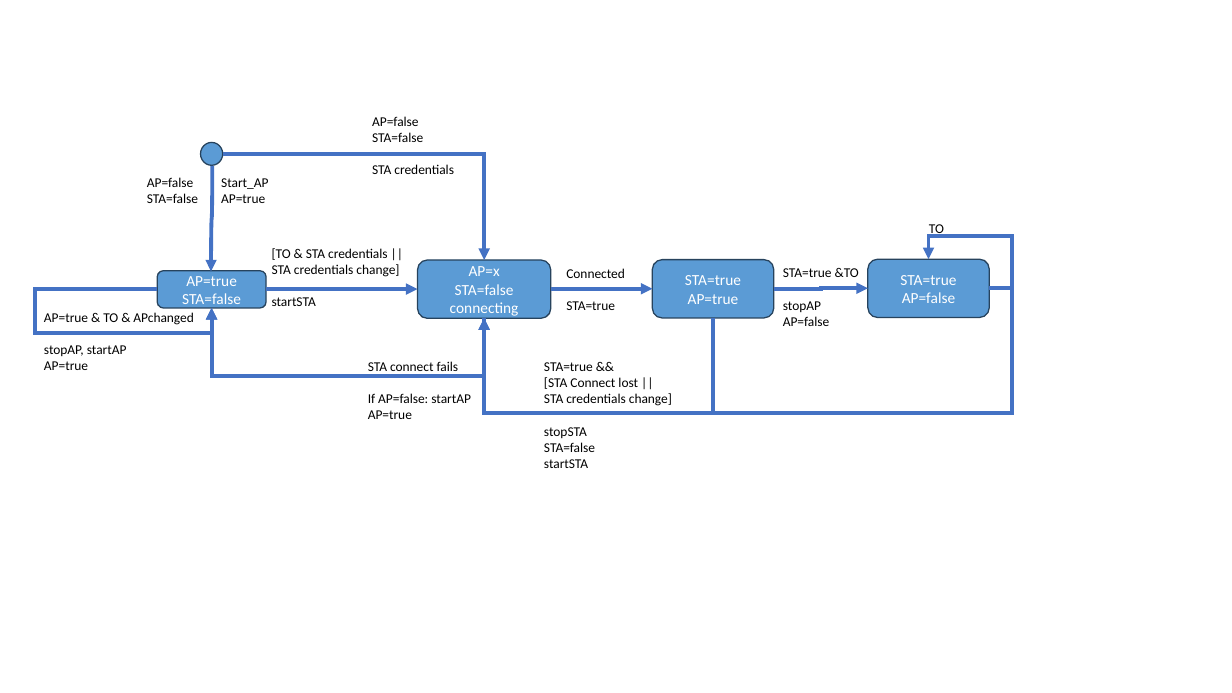
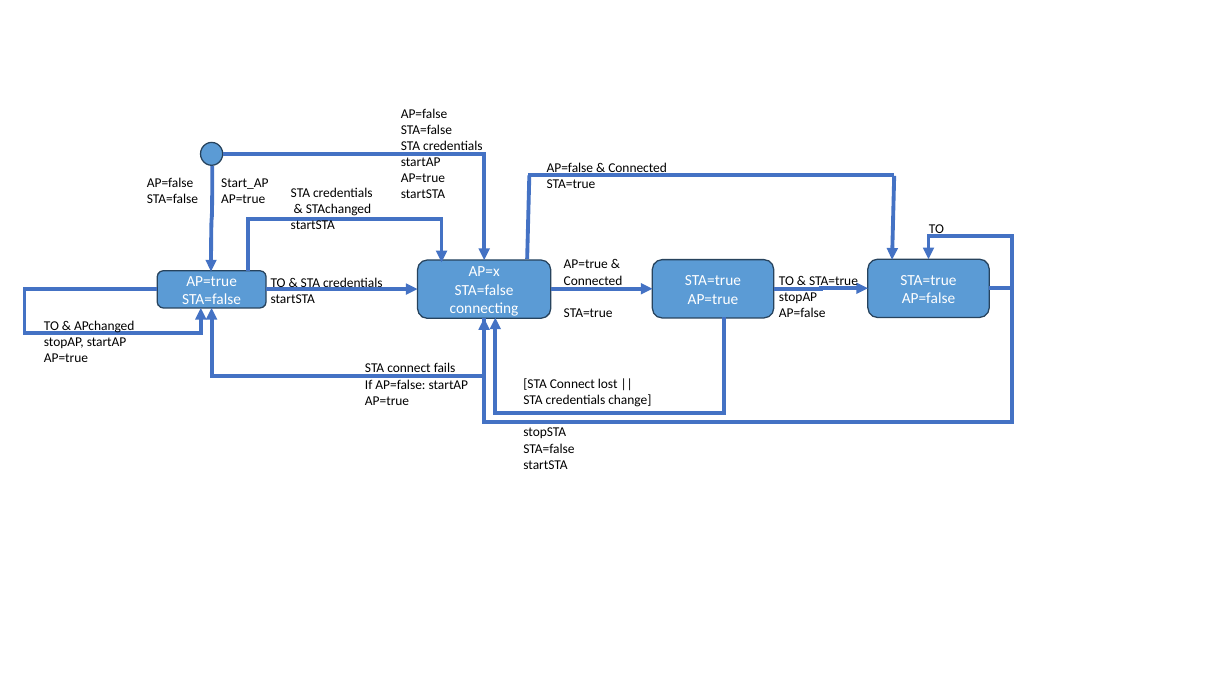
Before and after one commit to EJvdL/Oli, a slide deck: slide 2 of Oli.pptx. Drawn at 1232x693 pixels with LibreOffice and Linux fonts; fonts in the diff are those of the drawing. Boxes give left, top, right and bottom in pixels: in the first picture for what was removed or moved away, otherwise in the second. Text is boxed around its words. In the diff, an @@ line names an element or a change of style, - is before the commit and + after.

```diff
--- a/Oli.pptx
+++ b/Oli.pptx
@@ text "AP=false": place and size @@
-text "AP=false" at [372,116,454,174]
+text "AP=false" at [401,108,483,198]
@@ text at [401,155,445,198]: paragraphs added @@
+startAP
+AP=true
+startSTA
@@ line added from (528, 260) to (530, 176), #4472C4 3 pt @@
@@ line added from (529, 176) to (895, 176), #4472C4 3 pt @@
@@ text added at [547,162,667,188], 10.5 pt, text #000000 @@
+AP=false & Connected
+STA=true
@@ arrow added from (895, 176) to (892, 260), #4472C4 3 pt @@
@@ text added at [291,187,373,229], 10.5 pt, text #000000 @@
+STA credentials
+& STAchanged
+startSTA
@@ elbow arrow added from (248, 263) to (442, 262), #4472C4 3 pt @@
@@ line added from (248, 262) to (248, 272), #4472C4 3 pt @@
@@ text "AP=true & Connected": place and size @@
-text "AP=true & Connected" at [566,268,625,310]
+text "AP=true & Connected" at [564,259,623,317]
@@ text at [564,259,623,288]: text changed @@
-Connected
+AP=true &
+Connected
@@ text "TO & STA=true": place and size @@
-text "TO & STA=true" at [783,268,859,326]
+text "TO & STA=true" at [779,276,858,317]
@@ elbow arrow moved from (157, 289) - (212, 308) to (146, 289) - (201, 308) @@
@@ text "TO & STA credentials": place and size @@
-text "TO & STA credentials" at [272,248,399,306]
+text "TO & STA credentials" at [271,276,383,303]
@@ text at [271,276,383,291]: text changed @@
-[TO & STA credentials ||
-STA credentials change]
+TO & STA credentials
@@ elbow arrow (990, 288) - (484, 319): route changed @@
@@ text at [779,276,858,288]: text changed @@
-STA=true &TO
+TO & STA=true
@@ text "TO & APchanged": place and size @@
-text "TO & APchanged" at [44,312,193,370]
+text "TO & APchanged" at [44,320,134,362]
@@ text at [44,320,134,333]: text changed @@
-AP=true & TO & APchanged
+TO & APchanged
@@ elbow arrow moved from (714, 318) - (484, 319) to (725, 317) - (495, 318) @@
@@ text "STA connect fails" rewrapped from [368,361,471,419] to [365,362,469,405] @@
@@ text "[STA Connect lost || STA ...": place and size @@
-text "[STA Connect lost || STA ..." at [544,362,672,468]
+text "[STA Connect lost || STA ..." at [523,378,651,469]
@@ text at [523,378,651,407]: text changed @@
-STA=true &&
-[STA Connect lost ||
-STA credentials change]
+[STA Connect lost ||
+STA credentials change]
```
Also in this commit, not shown: 1 other slide changed, 5 slides added, 12 other files.
